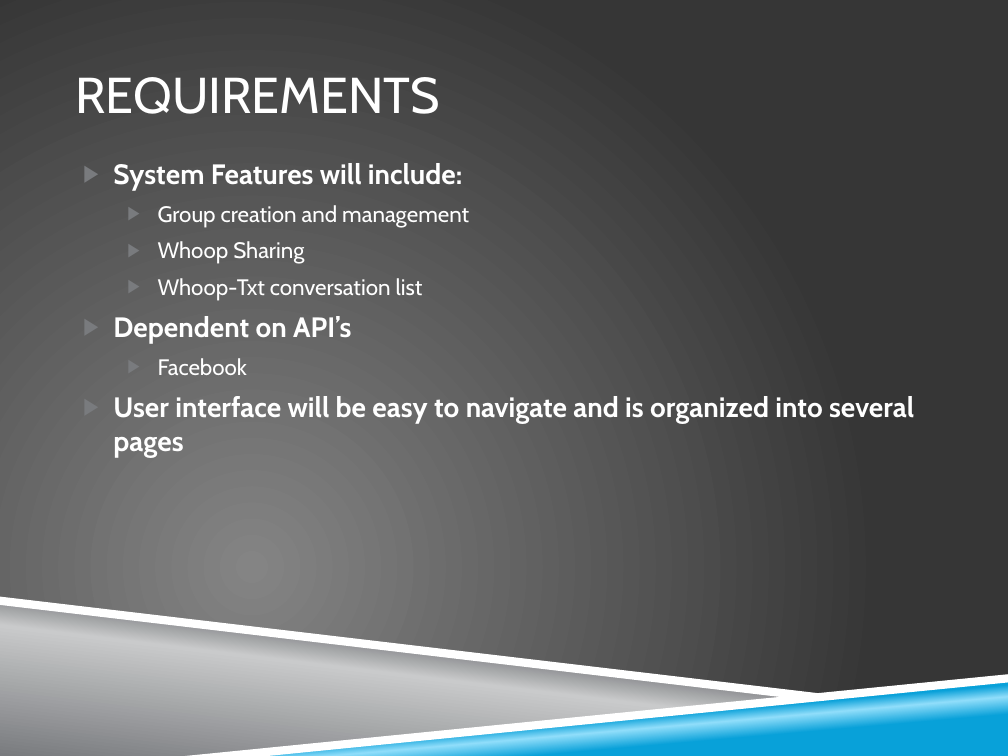
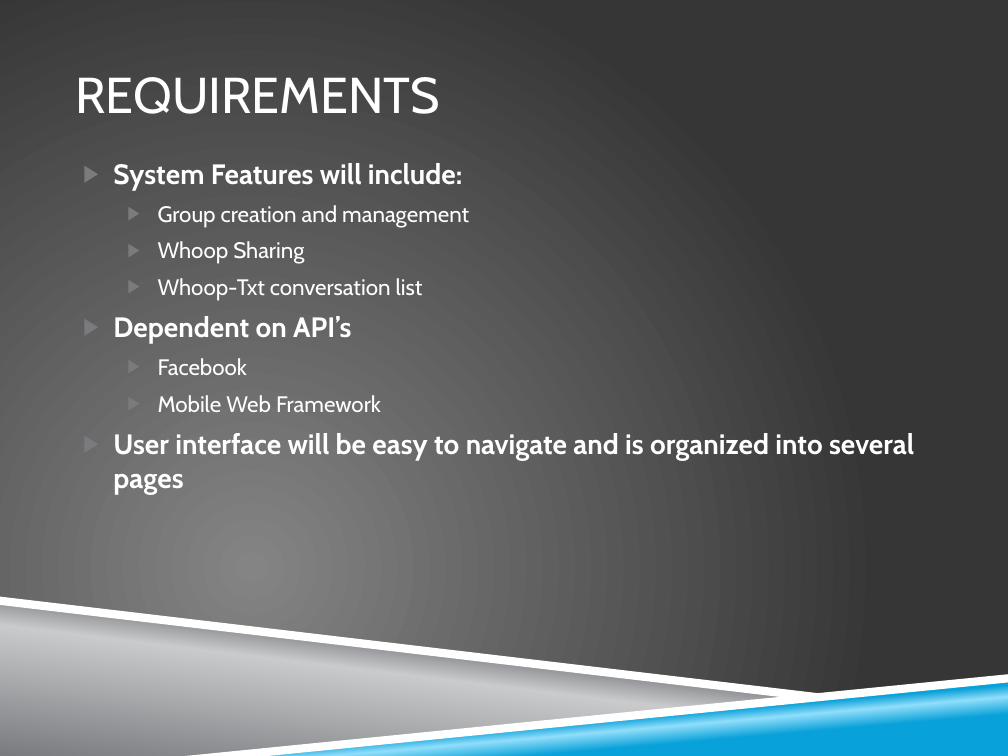
Before and after one commit to zkhalapyan/whoop-txt, a slide deck: slide 3 of doc/final_presentation.pptx. Drawn at 1008x756 pixels with LibreOffice and Linux fonts; fonts in the diff are those of the drawing; background and template pictures are left out. Boxes give left, top, right and bottom in pixels: in the first picture for what was removed or moved away, otherwise in the second. Text is boxed around its words. In the diff, an @@ line names an element or a change of style, - is before the commit and + after.

```diff
--- a/doc/final_presentation.pptx
+++ b/doc/final_presentation.pptx
@@ text at (158,395,381,412): paragraph added @@
+  ▶ Mobile Web Framework
```
Also in this commit, not shown: 9 other slides changed, 3 slides added.
